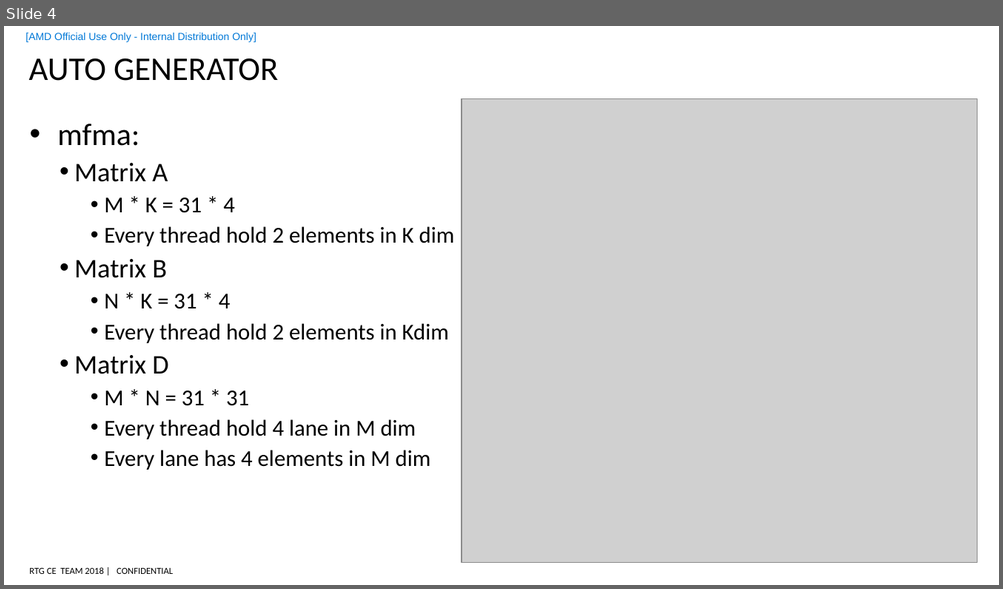
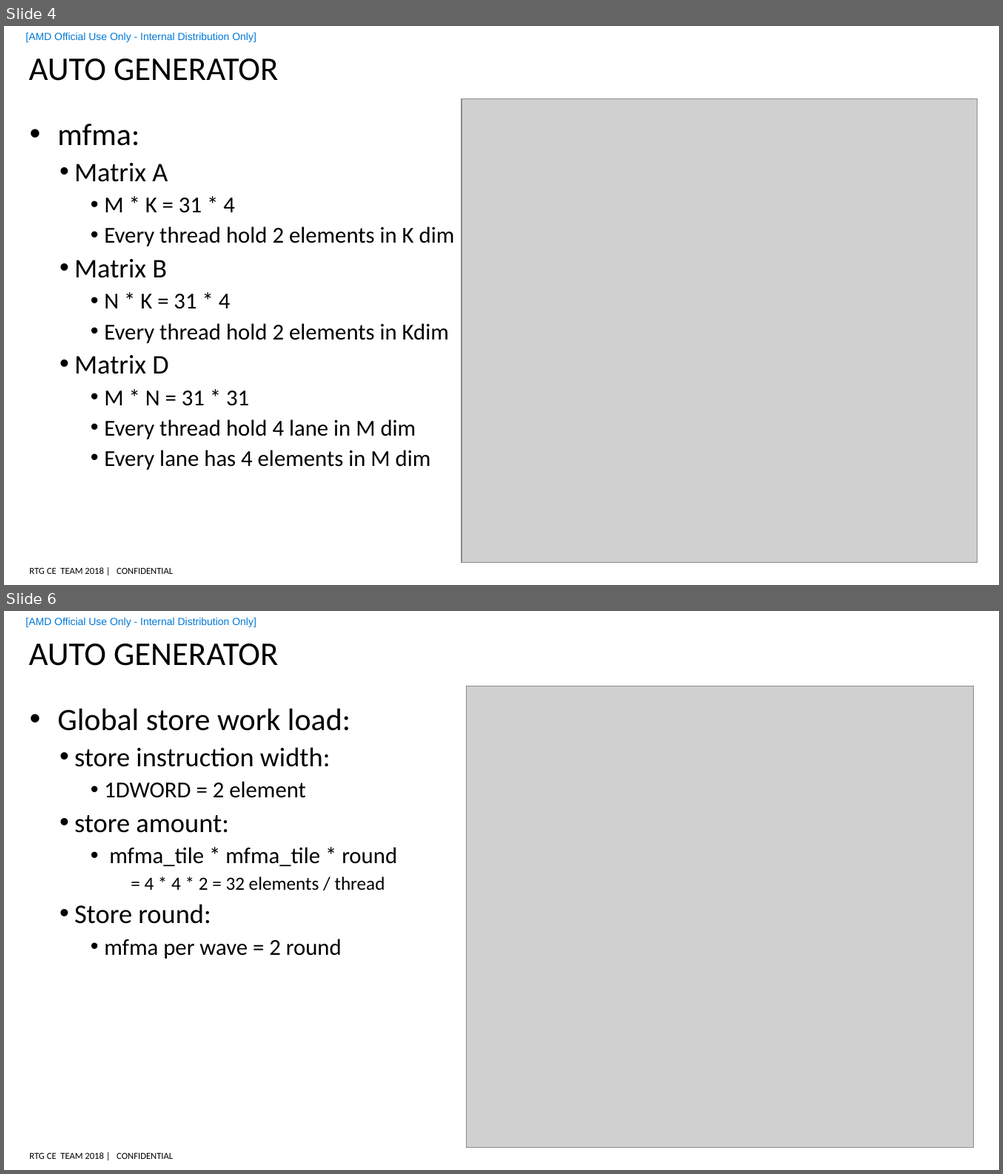
Before and after one commit to feifei14119/TensileLite, a slide deck: doc/mfma gemm.pptx. Shown one above the other, each under a label of ours: slide 4 before the commit, slides 4 and 6 after it; the slides between them are not shown. The pictures are 1003x589 and 1003x1174 pixels, drawn with LibreOffice and Linux fonts; fonts in the diff are those of the drawing; grey boxes stand for pictures; background and template pictures are left out. Boxes give left, top, right and bottom in pixels: in the first picture for what was removed or moved away, otherwise in the second. Text is boxed around its words. In the diff, an @@ line names an element or a change of style, - is before the commit and + after.

```diff
--- a/doc/mfma gemm.pptx
+++ b/doc/mfma gemm.pptx
@@ slide 6 added at bbox=[4, 611, 999, 1170], background #FFFFFF; not listed: 3 template elements that a slide beside it also shows @@
@@ title added at bbox=[29, 644, 278, 666], 32 pt, text #000000 @@
+AUTO GENERATOR
@@ picture added at bbox=[466, 686, 973, 1147] @@
@@ text added at bbox=[57, 709, 397, 959], 22 pt, text #000000 @@
+• Global store work load:
+  • store instruction width:
+    • 1DWORD = 2 element
+  • store amount:
+    • mfma_tile * mfma_tile * round
+      = 4 * 4 * 2 = 32 elements / thread
+  • Store round:
+    • mfma per wave = 2 round
```
Also in this commit, not shown: 1 slide changed, 6 other slides added, 5 other files.
